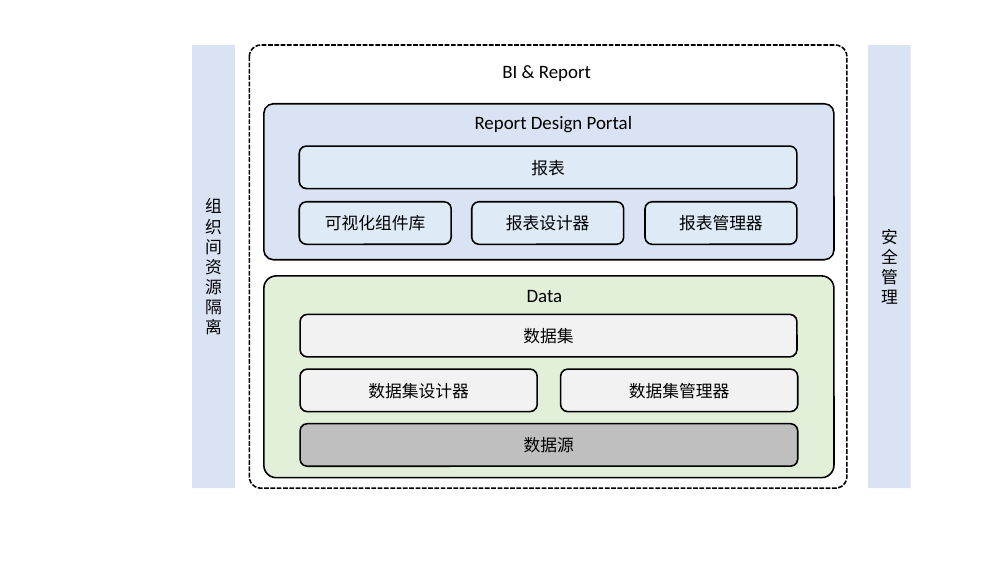
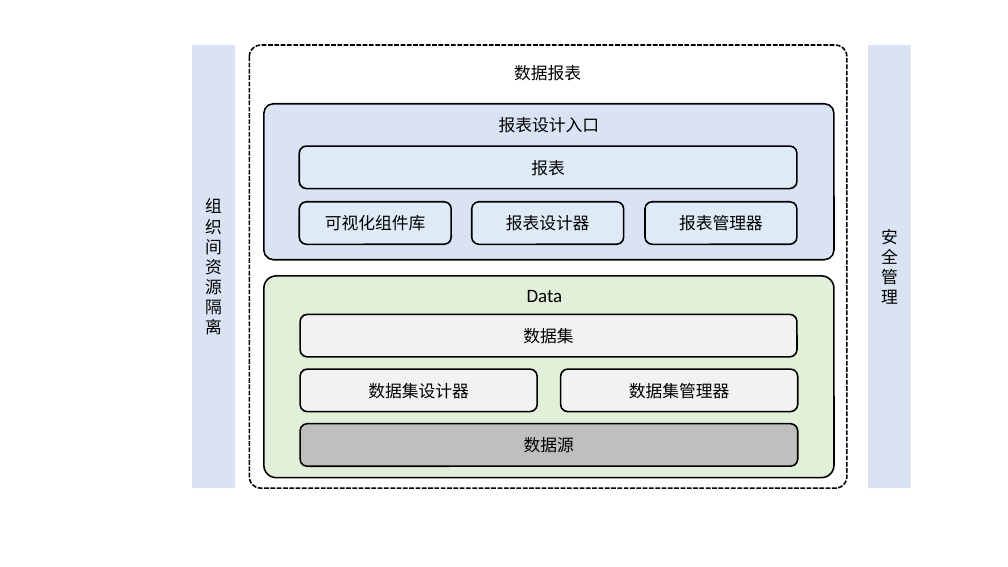
Before and after one commit to EnvisionDoc/analysis_report_zh, a slide deck: slide 1 of media/infrastructure.pptx. Drawn at 1008x567 pixels with LibreOffice and Linux fonts; fonts in the diff are those of the drawing. Boxes give left, top, right and bottom in pixels: in the first picture for what was removed or moved away, otherwise in the second. Text is boxed around its words. In the diff, an @@ line names an element or a change of style, - is before the commit and + after.

```diff
--- a/media/infrastructure.pptx
+++ b/media/infrastructure.pptx
@@ text removed at box(502, 66, 591, 81) @@
-BI & Report
@@ text added at box(514, 65, 581, 81), 16 pt, text #000000 @@
+数据报表
@@ rounded rectangle added at box(443, 104, 655, 146), 16 pt, text #000000 @@
+报表设计入口
@@ text removed at box(475, 116, 632, 133) @@
-Report Design Portal
```
Also in this commit, not shown: 35 other files.
